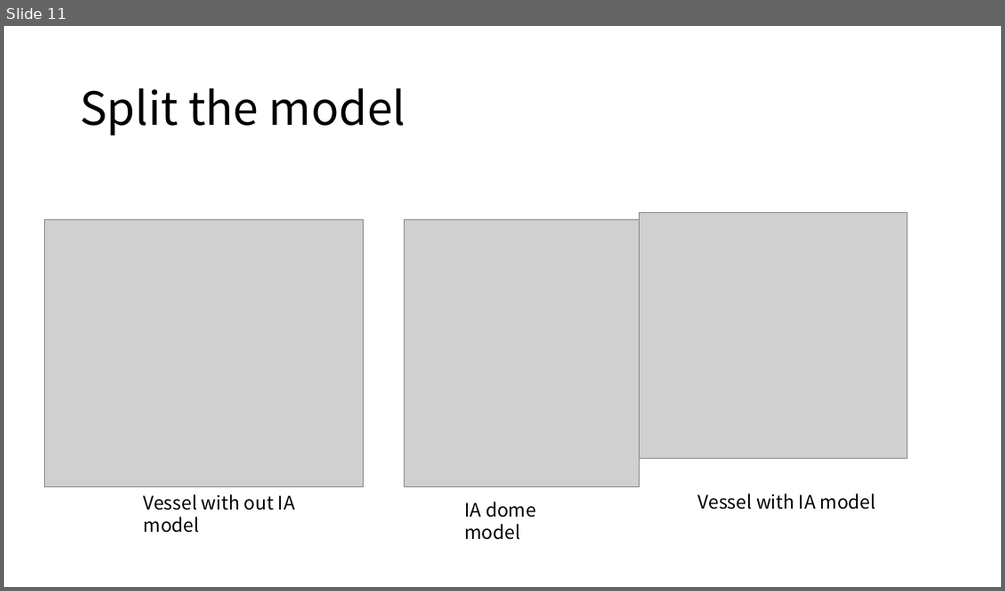
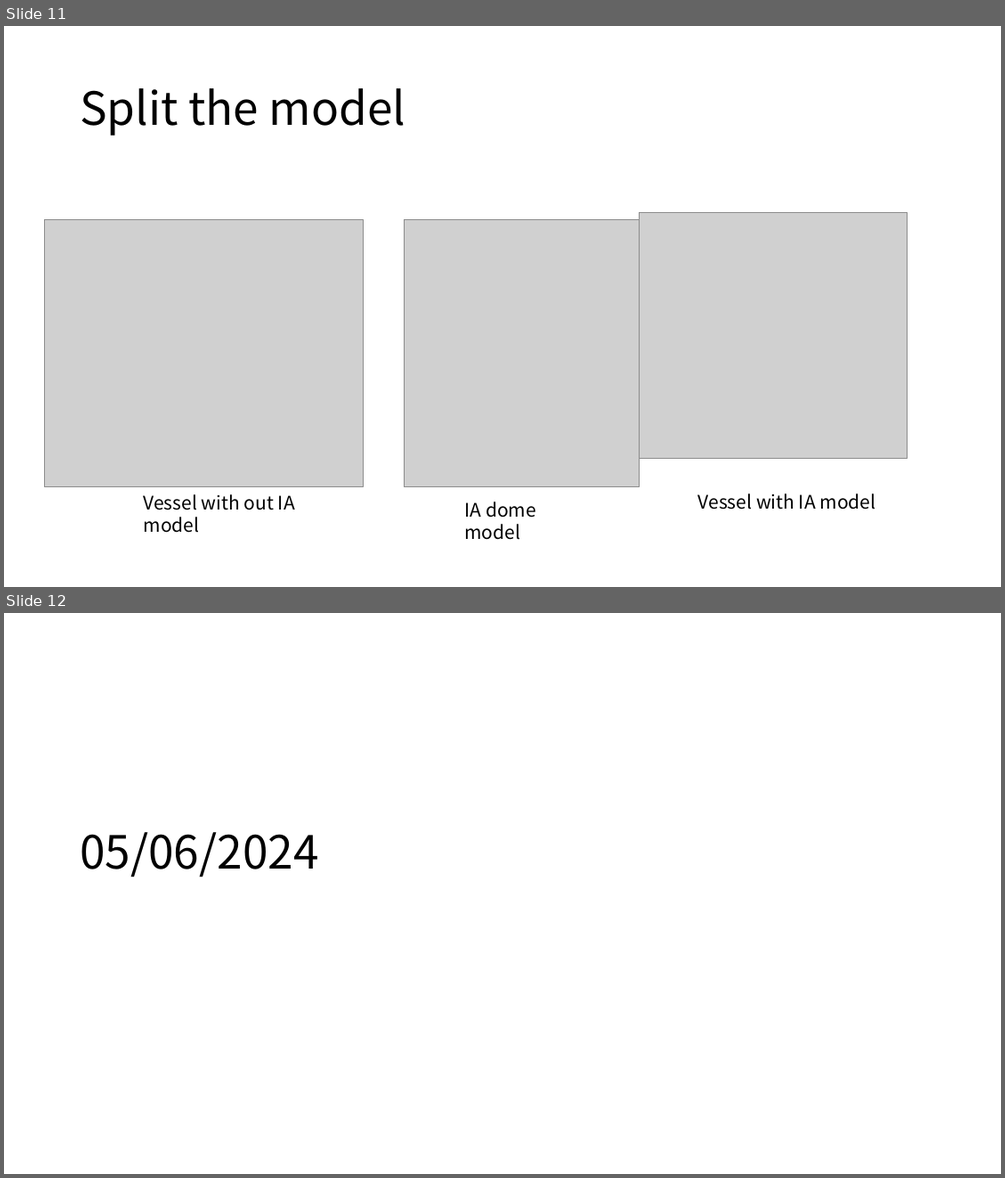
Before and after one commit to eulershadow/Wenjie_Zhang_Msc_project, a slide deck: Presentation.pptx. Shown one above the other, each under a label of ours: slide 11 before the commit, slides 11 and 12 after it. The pictures are 1005x591 and 1005x1178 pixels, drawn with LibreOffice and Linux fonts; fonts in the diff are those of the drawing; grey boxes stand for pictures. Boxes give left, top, right and bottom in pixels: in the first picture for what was removed or moved away, otherwise in the second. Text is boxed around its words. In the diff, an @@ line names an element or a change of style, - is before the commit and + after.

```diff
--- a/Presentation.pptx
+++ b/Presentation.pptx
@@ slide 12 added at [4, 613, 1001, 1174], background #FFFFFF @@
@@ title added at [80, 832, 318, 877], 44 pt, text #000000 @@
+05/06/2024
```
Also in this commit, not shown: 3 other slides added, 1 slide removed, 35 other files.
